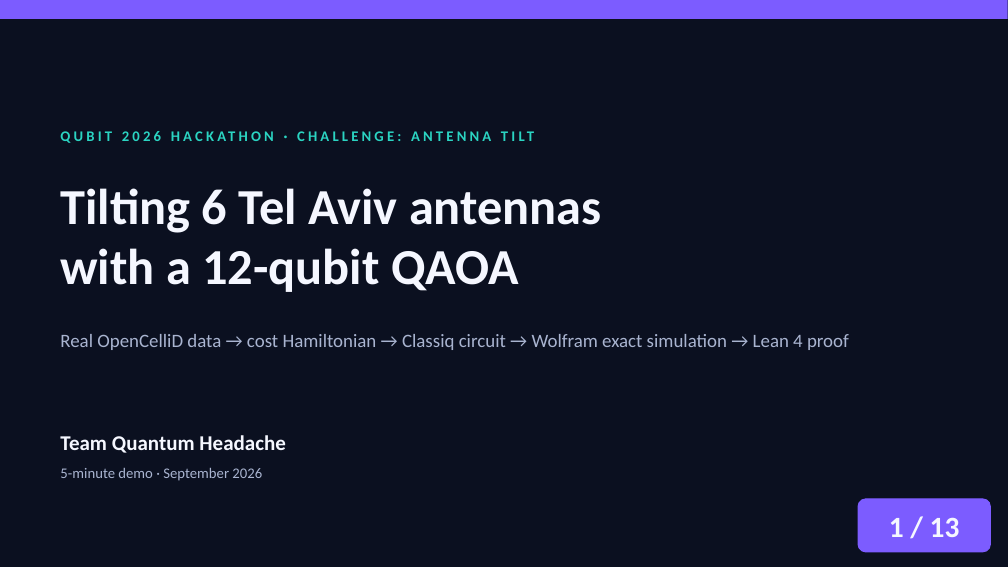
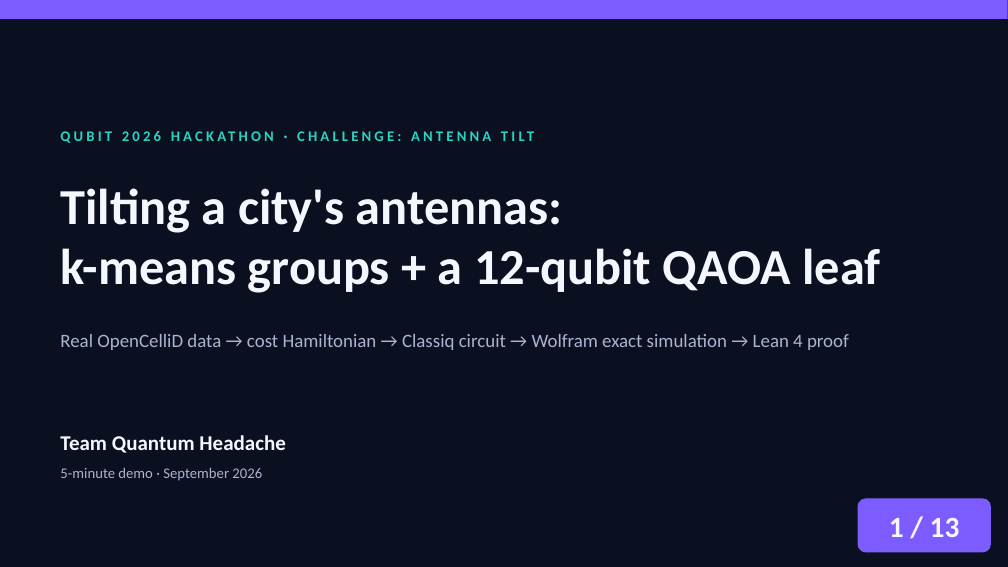
Before and after one commit to zuwasi/quantum-headache-antenna-tilt, a slide deck: slide 1 of presentation/QuantumHeadache_AntennaTilt.pptx. Drawn at 1008x567 pixels with LibreOffice and Linux fonts; fonts in the diff are those of the drawing. Boxes give left, top, right and bottom in pixels: in the first picture for what was removed or moved away, otherwise in the second. Text is boxed around its words. In the diff, an @@ line names an element or a change of style, - is before the commit and + after.

```diff
--- a/presentation/QuantumHeadache_AntennaTilt.pptx
+++ b/presentation/QuantumHeadache_AntennaTilt.pptx
@@ text at [60, 188, 880, 293]: text changed @@
-Tilting 6 Tel Aviv antennas
-with a 12-qubit QAOA
+Tilting a city's antennas:
+k-means groups + a 12-qubit QAOA leaf
```
Also in this commit, not shown: 8 other slides changed, 4 slides added, 4 slides removed, 9 other files.
